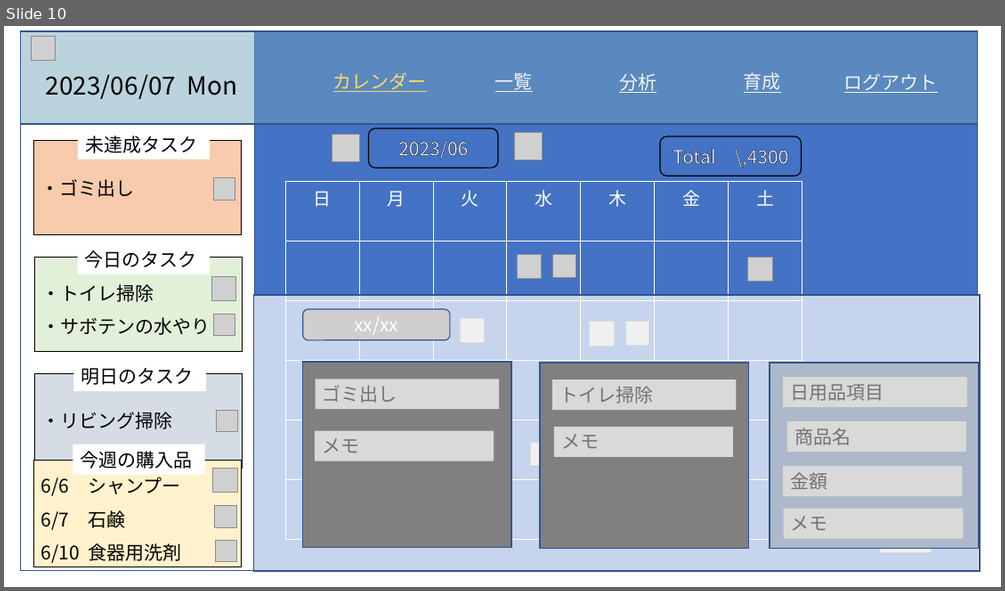
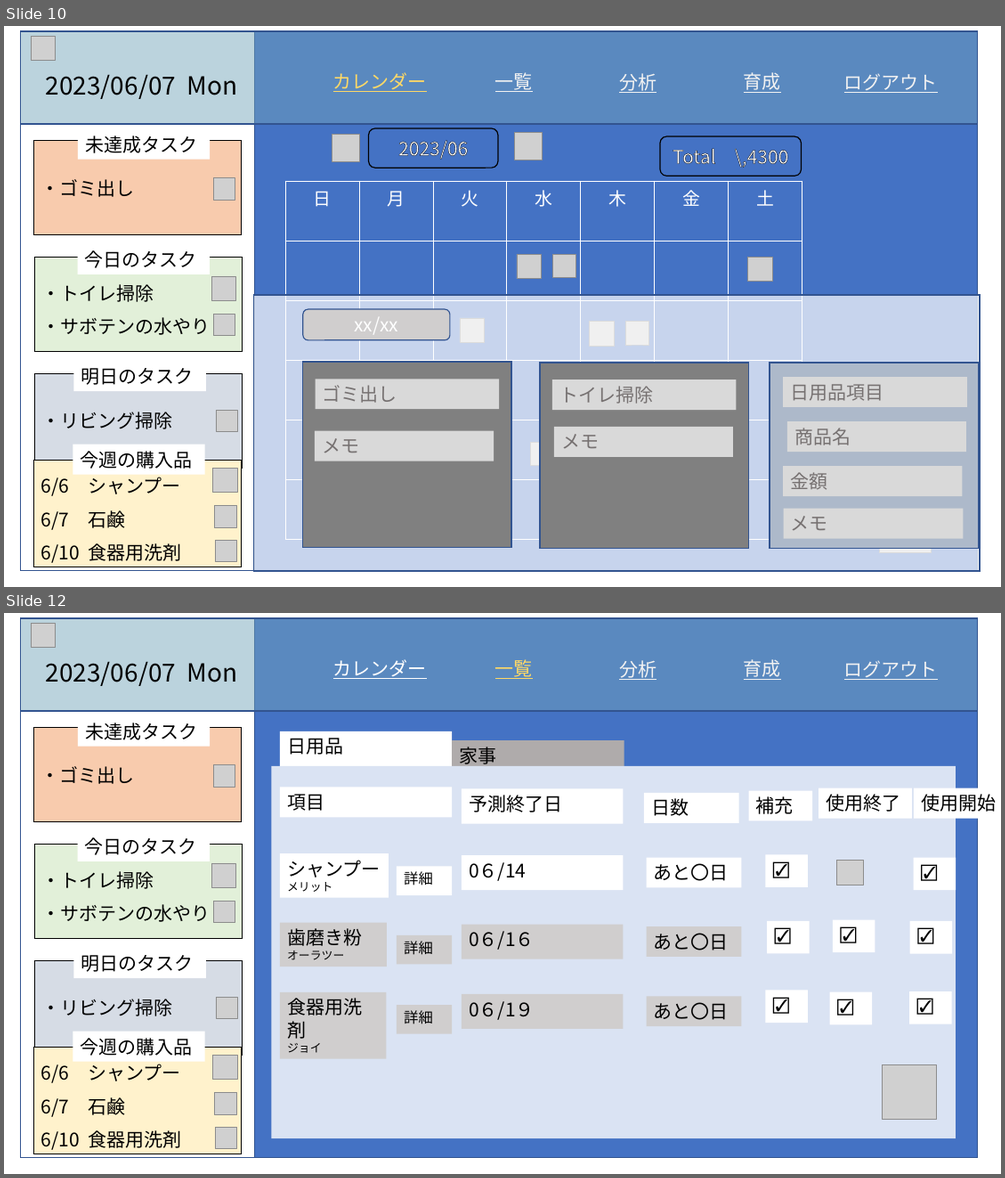
Before and after one commit to dojo2023/A-5, a slide deck: doc/外部設計_プレゼン.pptx. Shown one above the other, each under a label of ours: slide 10 before the commit, slides 10 and 12 after it; the slides between them are not shown. The pictures are 1005x591 and 1005x1178 pixels, drawn with LibreOffice and Linux fonts; fonts in the diff are those of the drawing; grey boxes stand for pictures. Boxes give left, top, right and bottom in pixels: in the first picture for what was removed or moved away, otherwise in the second. Text is boxed around its words. In the diff, an @@ line names an element or a change of style, - is before the commit and + after.

```diff
--- a/doc/外部設計_プレゼン.pptx
+++ b/doc/外部設計_プレゼン.pptx
@@ slide 12 added at box(4, 613, 1001, 1174), background #FFFFFF @@
@@ rectangle added at box(20, 618, 254, 1158), fill #FFFFFF, outline #325491 1 pt @@
@@ rectangle added at box(28, 618, 977, 1158), fill #4472C4, outline #325491 1 pt @@
@@ group added at box(20, 618, 977, 711): 6 texts, 1 rectangle, 1 picture @@
+カレンダー
+一覧
+分析
+育成
+ログアウト
+2023/06/07 Mon
@@ rectangle added at box(78, 716, 210, 747), fill #FFFFFF, 18 pt, text #000000 @@
+未達成タスク
@@ rectangle added at box(34, 728, 242, 821), fill #F8CBAD, outline #000000 0.75 pt, 18 pt, text #000000 @@
+・ゴミ出し
@@ picture added at box(213, 765, 235, 787) @@
@@ rectangle added at box(749, 791, 812, 821), fill #FFFFFF, 18 pt, text #000000 @@
+補充
@@ rectangle added at box(914, 788, 1001, 818), fill #FFFFFF, 18 pt, text #000000 @@
+使用開始
@@ rectangle added at box(765, 854, 808, 887), fill #FFFFFF, 16 pt, text #000000 @@
+☑
@@ rectangle added at box(914, 858, 956, 891), fill #FFFFFF, 16 pt, text #000000 @@
+☑
@@ group added at box(34, 831, 243, 938): 2 rectangles, 2 pictures @@
+・トイレ掃除
+・サボテンの水やり
+今日のタスク
@@ rectangle added at box(767, 921, 809, 954), fill #FFFFFF, 16 pt, text #000000 @@
+☑
@@ rectangle added at box(910, 921, 953, 954), fill #FFFFFF, 16 pt, text #000000 @@
+☑
@@ rectangle added at box(73, 948, 206, 978), fill #FFFFFF, 18 pt, text #000000 @@
+明日のタスク
@@ rectangle added at box(34, 961, 243, 1055), fill #D6DCE5, outline #000000 0.75 pt, 18 pt, text #000000 @@
+・リビング掃除
@@ picture added at box(216, 997, 237, 1018) @@
@@ rectangle added at box(765, 989, 808, 1022), fill #FFFFFF, 16 pt, text #000000 @@
+☑
@@ rectangle added at box(909, 991, 952, 1024), fill #FFFFFF, 16 pt, text #000000 @@
+☑
@@ group added at box(34, 1031, 242, 1153): 3 pictures, 2 rectangles @@
+6/6 シャンプー
+6/7 石鹸
+6/10 食器用洗剤
+今週の購入品
@@ group added at box(272, 731, 956, 1139): 21 rectangles, 2 pictures @@
+日用品
+家事
+シャンプー
+メリット
+0６/14
+あと〇日
+予測終了日
+項目
+日数
+詳細
+歯磨き粉
+オーラツー
+0６/1６
+あと〇日
+詳細
+☑
+食器用洗剤
+ジョイ
+0６/1９
+あと〇日
+詳細
+☑
+使用終了
```
Also in this commit, not shown: 7 slides changed, 5 other slides added.
